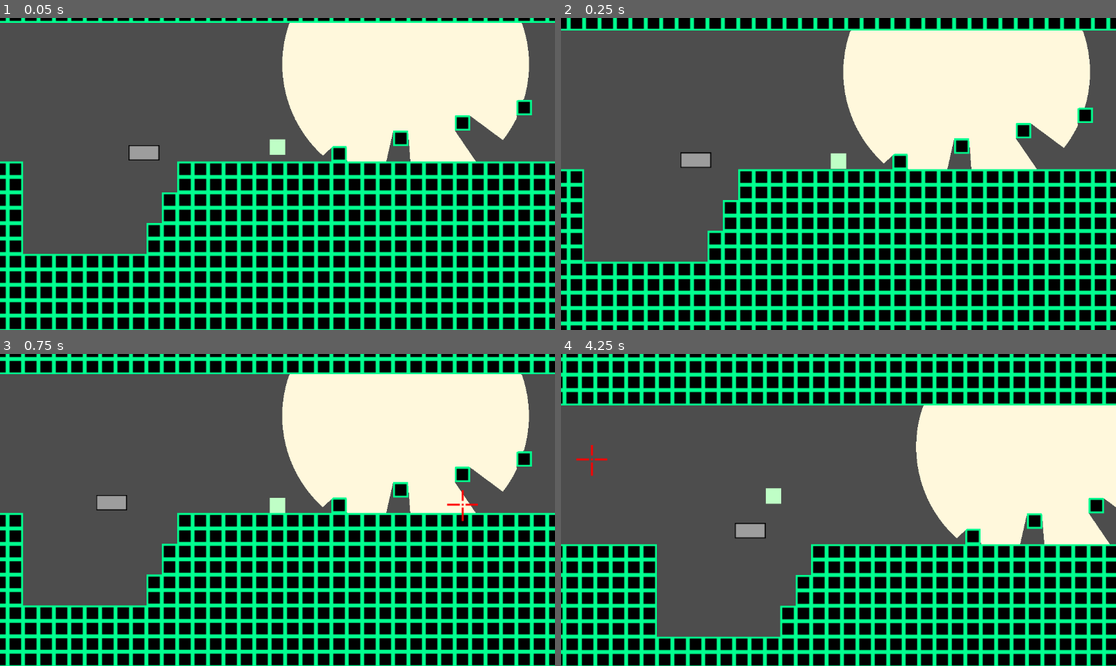
Above: before the commit, frames 1-4 (two rows, left to right).
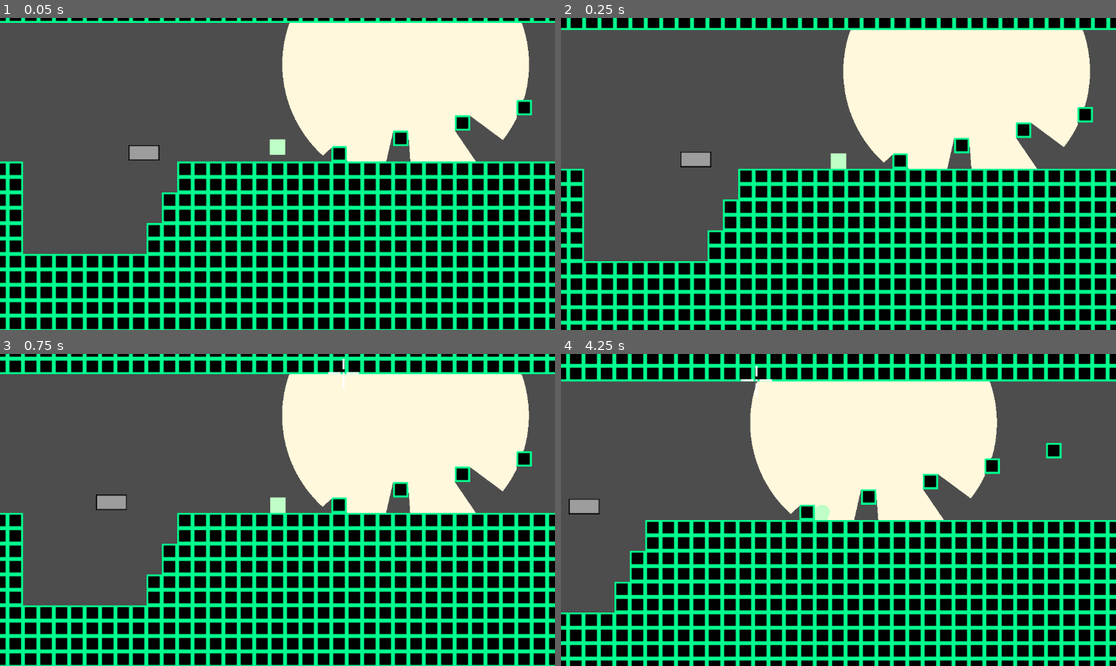
Above: after the commit, the same moments.

Repository: mtthwm/Godot-Platformer
Game: Godot game, scene res://Scenes/PlayerExperimentation.tscn
The game is run twice, just before and just after one commit, with the same random seed, the same clock (stepped at 60 frames per second) and the same inputs.
Inputs:
- Up to frame 1 (0.05 s): no input
- Up to frame 2 (0.25 s): no input
- Up to frame 3 (0.75 s): hold D (move_right) from 0.53 s (still down); hold Shift (move_grapple) from 0.53 s (still down)
- Up to frame 4 (4.25 s): tap Space (move_jump) at 0.77, 1.52, 3.02, 3.77 s; release D (move_right) at 1.28 s; release Shift (move_grapple) at 1.28 s; hold S (move_down) 1.28-2.03 s; tap Shift (move_grapple) at 1.35, 2.85 s; hold D (move_right) 2.03-2.78 s; hold Shift (move_grapple) 2.03-2.78 s; hold W (move_up) 2.78-3.53 s; hold A (move_left) from 3.53 s (still down); hold Shift (move_grapple) from 3.53 s (still down)

Frame 1 is identical in both runs. In frame 2, 8.8% of the frame differs, in the area x 0-100%, y 3-99%; in frame 3, 5.8%; in frame 4, 72%, in the area x 0-100%, y 0-100%.

Commit message:
Acceleration Jump but also momentum cancelling

Diff:
--- a/Scenes/PlayerExperimentation.tscn
+++ b/Scenes/PlayerExperimentation.tscn
@@ -88,7 +88,6 @@
 continuous_cd = 1
 lock_rotation = true
 script = ExtResource("1_1pn2c")
-tilesPerSecondSpeed = 5
 timeToMaxSpeed = 0.75
 tilesPerJump = 4
 inputMaxFullHoldTime = 0.087
--- a/Script/PlayerMovement.gd
+++ b/Script/PlayerMovement.gd
@@ -79,16 +79,10 @@
 
 func _handle_grappling (_delta):
 	if Input.is_action_pressed("move_right"):
-		_grappleDir.x = 1;
+		_grappleDir = Vector2(0.5, -1).normalized()
 
 	if Input.is_action_pressed("move_left"):
-		_grappleDir.x = -1;
-
-	if Input.is_action_pressed("move_up"):
-		_grappleDir.y = -1;
-
-	if Input.is_action_pressed("move_down"):
-		_grappleDir.y = 1;
+		_grappleDir = Vector2(-0.5, -1).normalized()
 
 	if !_grappling:
 		_grappleDir = _grappleDir.normalized();
@@ -142,19 +136,19 @@
 
 	if Input.is_action_pressed("move_right") && !_locked_movement:
 		if !rightWallChecker.isGrounded:
-			if linear_velocity.x < (_maxSpeed + groundCheck.measuredVelocity.x):
+			if linear_velocity.x < _maxSpeed + groundCheck.measuredVelocity.x:
 				forceToApply.x += horizontalForce;
 
 	elif Input.is_action_pressed("move_left") && !_locked_movement:
 		if !leftWallChecker.isGrounded:
 			if linear_velocity.x > -_maxSpeed + groundCheck.measuredVelocity.x:
 				forceToApply.x -= horizontalForce;
-	else:
-		if groundCheck.isGrounded && groundCheck.measuredVelocity != Vector2(0, 0):
-			linear_velocity = groundCheck.measuredVelocity;
 
 	if forceToApply.length() > 0:
 		apply_force(forceToApply);
+
+	if Input.is_action_just_released("move_right") or Input.is_action_just_released("move_left"):
+		linear_velocity.x = 0;
 
 func _lock_movement (index):
 	_locked_movement |= (1 << index);
